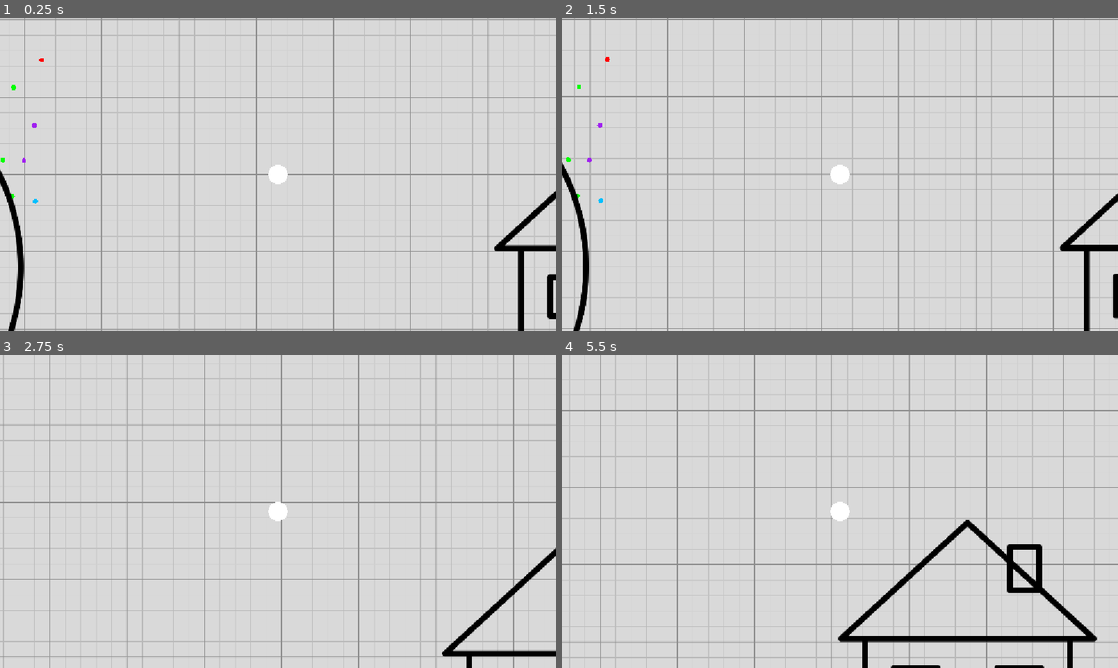
Above: before the commit, frames 1-4 (two rows, left to right).
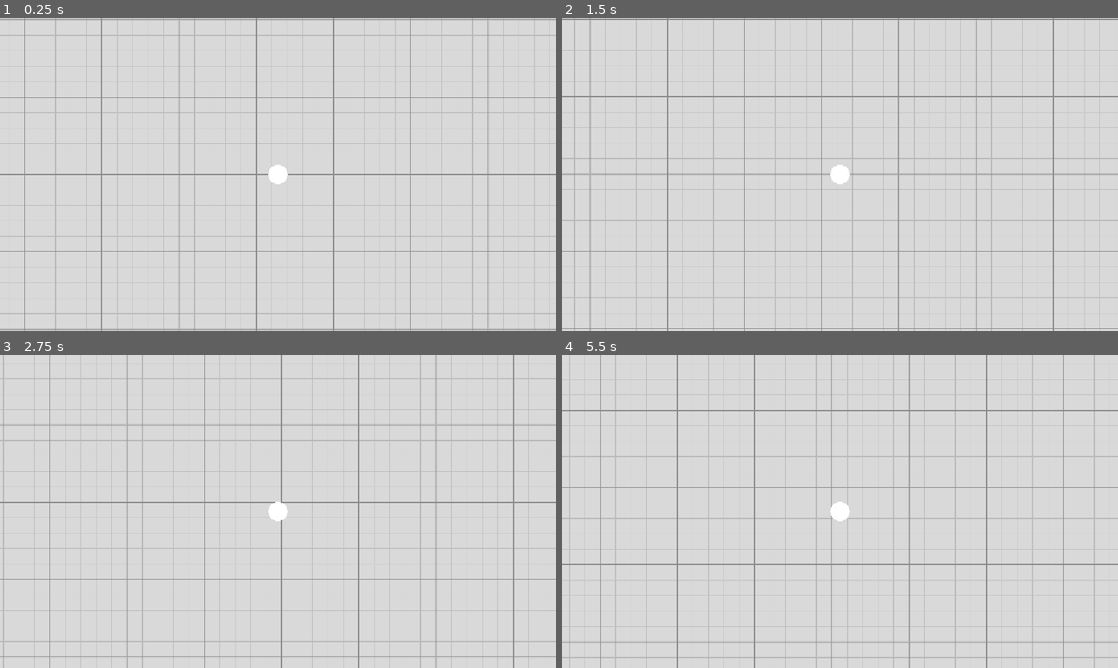
Above: after the commit, the same moments.

Repository: EitherRock/snake-coloring
Game: Godot game, scene res://main.tscn
Same seed, same stepped clock (60 frames per second), same inputs: the game is played once before the commit and once after it.
Inputs (mouse positions are in pixels of both pictures, inside the frame that each line leads up to):
- Up to frame 1 (0.25 s): no input
- Up to frame 2 (1.5 s): tap Enter at 0.5 s; hold Right mouse button (right_click) 0.53-1.28 s; click (840, 174) at 0.67 s; tap Space at 1.25 s; move the mouse to (728, 190) at 1.27 s; right-click (728, 190) at 1.35 s; click (728, 190) at 1.42 s
- Up to frame 3 (2.75 s): tap Enter at 2 s; move the mouse to (333, 442) at 2.02 s; hold Right mouse button (right_click) from 2.03 s (still down); click (333, 442) at 2.17 s
- Up to frame 4 (5.5 s): move the mouse to (812, 574) at 2.77 s; release Right mouse button (right_click) at 2.78 s; right-click (812, 574) at 2.85 s; click (812, 574) at 2.92 s; tap Space at 3.5 s; move the mouse to (1006, 558) at 3.52 s; hold Right mouse button (right_click) 3.53-4.28 s; click (1006, 558) at 3.67 s; move the mouse to (673, 464) at 4.27 s; right-click (673, 464) at 4.35 s; click (673, 464) at 4.42 s; tap Enter at 5 s; move the mouse to (867, 511) at 5.02 s; hold Right mouse button (right_click) from 5.03 s (still down); click (867, 511) at 5.17 s

The runs differ from the first frame. In frame 1, 1.6% of the frame differs, in the area x 0-100%, y 12-100%; in frame 2, 1.6%; in frame 3, 1.0%; in frame 4, 2.9%, in the area x 49-97%, y 52-100%.

Commit message:
Can now select regions again

Diff:
--- a/entities/player.gd
+++ b/entities/player.gd
@@ -98,7 +98,7 @@
 	while trail_dots.size() > 0:
 		var target: Node2D = container
 		if manager:
-			target = manager.get_region_with_capacity(container)
+			target = manager.get_region_with_capacity(manager.selected_region)
 		if target == null:
 			break  # picture is full, keep the remaining dots on the trail
 
--- a/main.tscn
+++ b/main.tscn
@@ -81,10 +81,11 @@
 [node name="Pictures" type="Node2D" parent="." unique_id=858915315]
 
 [node name="Picture" parent="." unique_id=1872283298 instance=ExtResource("7_272bh")]
+position = Vector2(-191, -842)
 data = ExtResource("8_5vw27")
 
 [node name="Picture2" parent="." unique_id=824465438 instance=ExtResource("7_272bh")]
-position = Vector2(1689, -27)
+position = Vector2(-816, -199)
 data = ExtResource("9_yaehf")
 
 [node name="AudioStreamPlayer2D" type="AudioStreamPlayer2D" parent="." unique_id=276020939]
--- a/pictures/picture_manager.gd
+++ b/pictures/picture_manager.gd
@@ -39,6 +39,11 @@
 	selected_region = region
 	region.glow_pulse()
 
+	# If the player is already standing in the magnet area, start depositing now
+	for body in magnet_area.get_overlapping_bodies():
+		if body.is_in_group("player"):
+			body.deposit_trail_to(region)
+
 func get_current_region() -> Node2D:
 	return selected_region
 
@@ -76,3 +81,13 @@
 	var circle := CircleShape2D.new()
 	circle.radius = (max(data.size.x, data.size.y) / 2.0) * magnet_margin
 	shape_node.shape = circle
+
+
+func _unhandled_input(event: InputEvent) -> void:
+	if event is InputEventMouseButton and event.pressed and event.button_index == MOUSE_BUTTON_LEFT:
+		var point := get_local_mouse_position()  # accounts for position, scale and camera zoom
+		for r in regions:
+			if r.contains_point(point):
+				if not r.is_complete:
+					select_region(r)
+				return
--- a/pictures/region.gd
+++ b/pictures/region.gd
@@ -16,6 +16,8 @@
 var picture_manager: Node2D = null
 var is_complete: bool = false
 
+var mask_image: Image
+
 var pending_dots: int = 0  # dots currently flying toward this region
 
 func _ready() -> void:
@@ -30,6 +32,8 @@
 
 # Called by PictureManager right after the region is added to the tree
 func setup(data: RegionData, picture_size: Vector2) -> void:
+	mask_image = data.mask.get_image()
+
 	max_dots = min(data.max_dots, MAX_BANDS)  # can't have more dots than bands
 	band_width = 1.0 / float(max_dots)
 
@@ -63,6 +67,15 @@
 	return to_global(fill_origin_px)
 
 
+# point is in picture pixel coordinates (the Picture node's local space)
+func contains_point(point: Vector2) -> bool:
+	var x := int(point.x)
+	var y := int(point.y)
+	if x < 0 or y < 0 or x >= mask_image.get_width() or y >= mask_image.get_height():
+		return false
+	return mask_image.get_pixel(x, y).a > 0.5
+
+
 func remaining_capacity() -> int:
 	return max_dots - band_count - pending_dots
 
